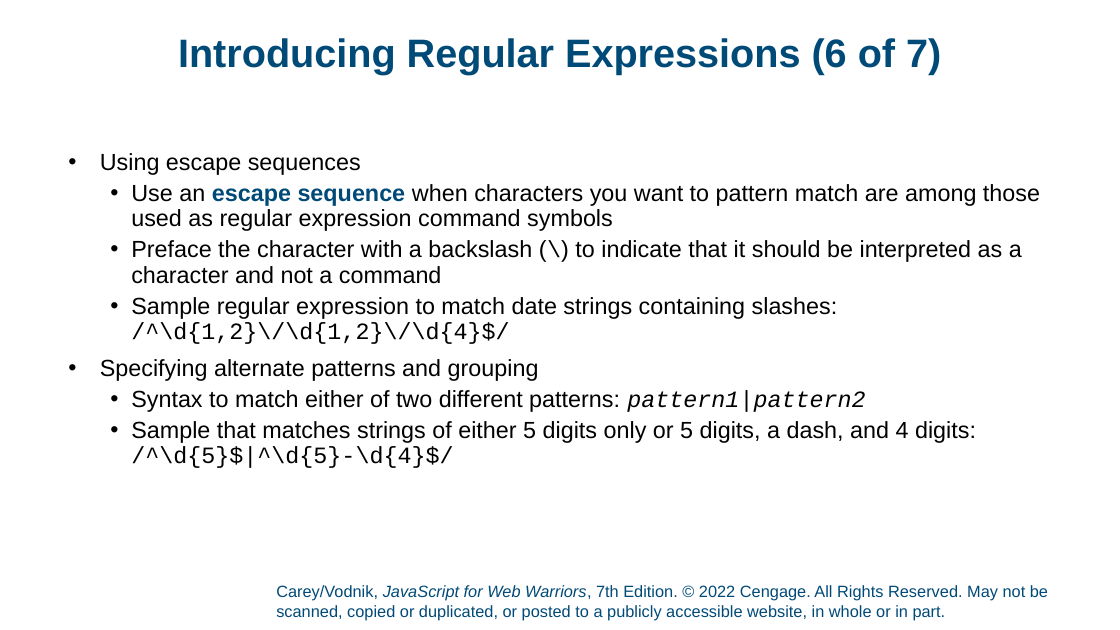
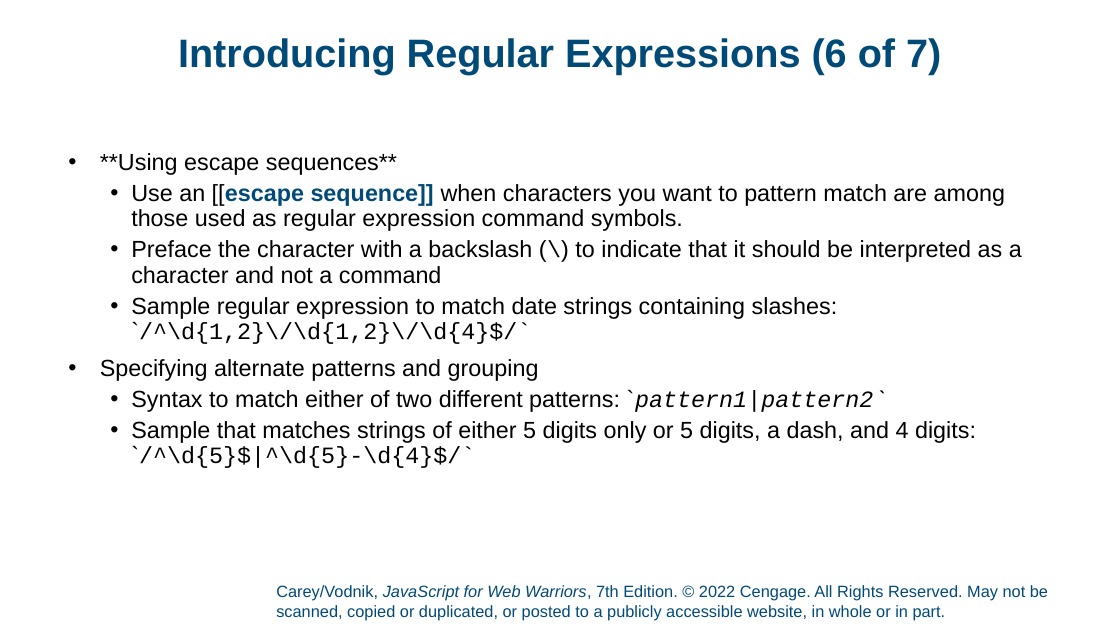
Before and after one commit to RankenTechnicalCollege/awd-1000-all-coursework-AngelaWaynwood, a slide deck: slide 21 of JavaScript/power-point-slides/Carey_JavaScript_7e_PPT_CH07.pptx. Drawn at 1120x630 pixels with LibreOffice and Linux fonts; fonts in the diff are those of the drawing; background and template pictures are left out. Boxes give left, top, right and bottom in pixels: in the first picture for what was removed or moved away, otherwise in the second. Text is boxed around its words. In the diff, an @@ line names an element or a change of style, - is before the commit and + after.

```diff
--- a/JavaScript/power-point-slides/Carey_JavaScript_7e_PPT_CH07.pptx
+++ b/JavaScript/power-point-slides/Carey_JavaScript_7e_PPT_CH07.pptx
@@ text at [100,153,1005,231]: text changed @@
-• Using escape sequences
-  • Use an escape sequence when characters you want to pattern match are among those used as regular expression command symbols
+• **Using escape sequences**
+  • Use an [[escape sequence]] when characters you want to pattern match are among those used as regular expression command symbols.
@@ text at [131,297,838,344]: text changed @@
-  • Sample regular expression to match date strings containing slashes:
-    /^\d{1,2}\/\d{1,2}\/\d{4}$/
+  • Sample regular expression to match date strings containing slashes:
+    `/^\d{1,2}\/\d{1,2}\/\d{4}$/`
@@ text at [131,389,976,468]: text changed @@
-  • Syntax to match either of two different patterns: pattern1|pattern2
-  • Sample that matches strings of either 5 digits only or 5 digits, a dash, and 4 digits:
-    /^\d{5}$|^\d{5}-\d{4}$/
+  • Syntax to match either of two different patterns: `pattern1|pattern2`
+  • Sample that matches strings of either 5 digits only or 5 digits, a dash, and 4 digits:
+    `/^\d{5}$|^\d{5}-\d{4}$/`
```
Also in this commit, not shown: 2 other slides changed, 2 other files.
